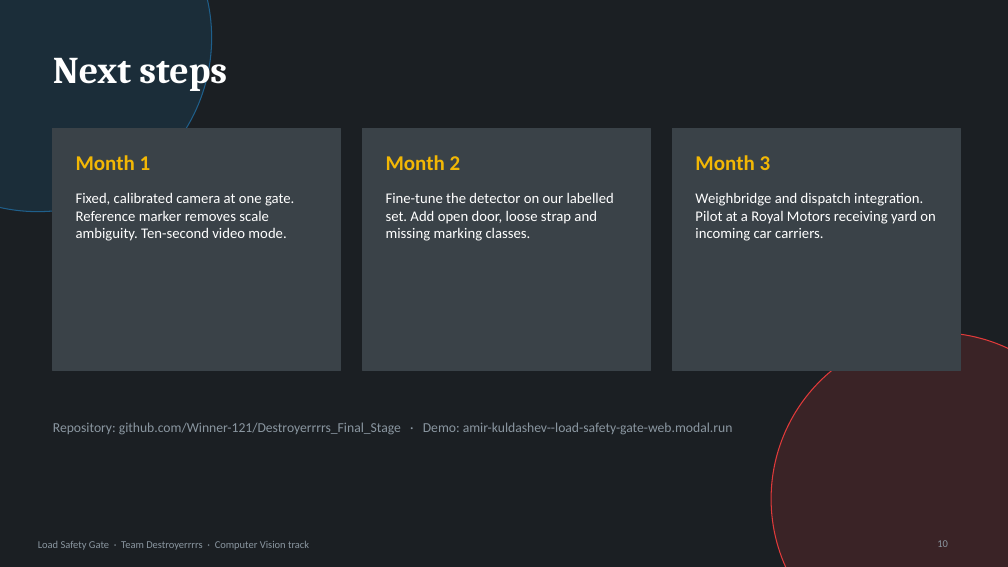
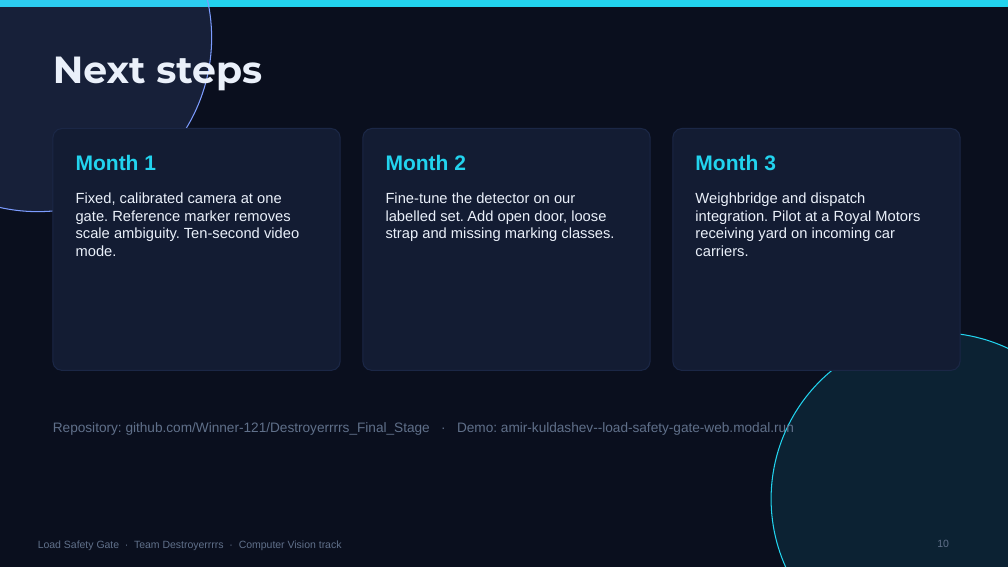
Before and after one commit to Winner-121/Destroyerrrrs_Final_Stage, a slide deck: slide 10 of deck/LoadSafetyGate_deck.pptx. Drawn at 1008x567 pixels with LibreOffice and Linux fonts; fonts in the diff are those of the drawing. Boxes give left, top, right and bottom in pixels: in the first picture for what was removed or moved away, otherwise in the second. Text is boxed around its words. In the diff, an @@ line names an element or a change of style, - is before the commit and + after.

```diff
--- a/deck/LoadSafetyGate_deck.pptx
+++ b/deck/LoadSafetyGate_deck.pptx
@@ background #1B1F23 to #0A0F1E @@
@@ ellipse at box(0, 0, 212, 212): fill #1F5F8B at 22% opacity to #7C9CFF at 12% opacity; outline #1F5F8B 1 pt to #7C9CFF 1 pt @@
@@ rectangle added at box(0, 0, 1008, 7), fill #22D3EE, outline #22D3EE 1 pt @@
@@ text "Next steps" at box(53, 46, 262, 92): font Cambria to Montserrat, text colour #FFFFFF to #EAF0FA @@
@@ rectangle to rounded rectangle; fill #3A4248 to #131C33; outline #3A4248 1 pt to #1B2746 1 pt in 3 elements at box(53, 129, 340, 371), box(363, 129, 650, 371), box(673, 129, 960, 371) @@
@@ font Calibri to Arial, text colour #F2B705 to #22D3EE in 3 elements at box(76, 154, 156, 170), box(386, 154, 466, 170), box(695, 154, 776, 170) @@
@@ font Calibri to Arial, text colour #FFFFFF to #EAF0FA in 3 elements at box(76, 192, 299, 256), box(386, 192, 614, 241), box(695, 192, 920, 256) @@
@@ ellipse at box(771, 333, 1008, 567): fill #E03A3A at 16% opacity to #22D3EE at 10% opacity; outline #E03A3A 1 pt to #22D3EE 1 pt @@
@@ font Calibri to Arial, text colour #8A96A0 to #60708A in 3 elements at box(53, 421, 794, 435), box(937, 540, 949, 547), box(38, 540, 342, 550) @@
```
Also in this commit, not shown: 10 other slides changed, 2 other files.
